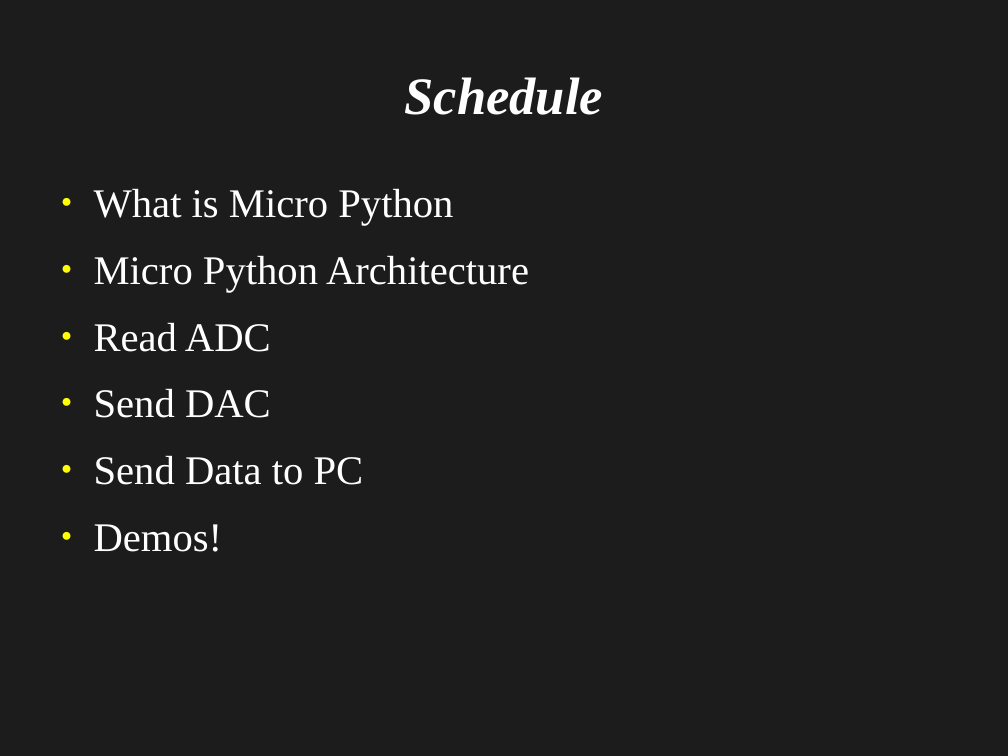
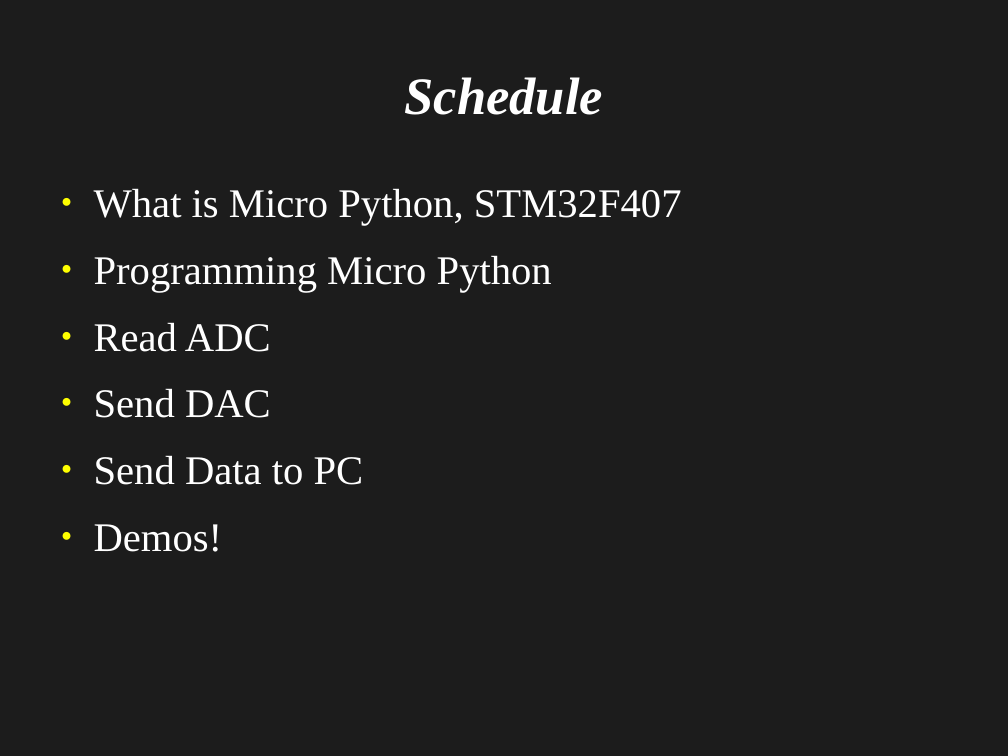
Before and after one commit to mfarhan12/micro-python, a slide deck: slide 3 of Introduction to Micro Python.odp. Drawn at 1008x756 pixels with LibreOffice and Linux fonts; fonts in the diff are those of the drawing. Boxes give left, top, right and bottom in pixels: in the first picture for what was removed or moved away, otherwise in the second. Text is boxed around its words. In the diff, an @@ line names an element or a change of style, - is before the commit and + after.

Commit message:
added slide on stm32f407

```diff
--- a/Introduction to Micro Python.odp
+++ b/Introduction to Micro Python.odp
@@ text at (94,188,682,292): text changed @@
-● What is Micro Python
-● Micro Python Architecture
+● What is Micro Python, STM32F407
+● Programming Micro Python
```
Also in this commit, not shown: 1 other slide changed, 4 slides added.
